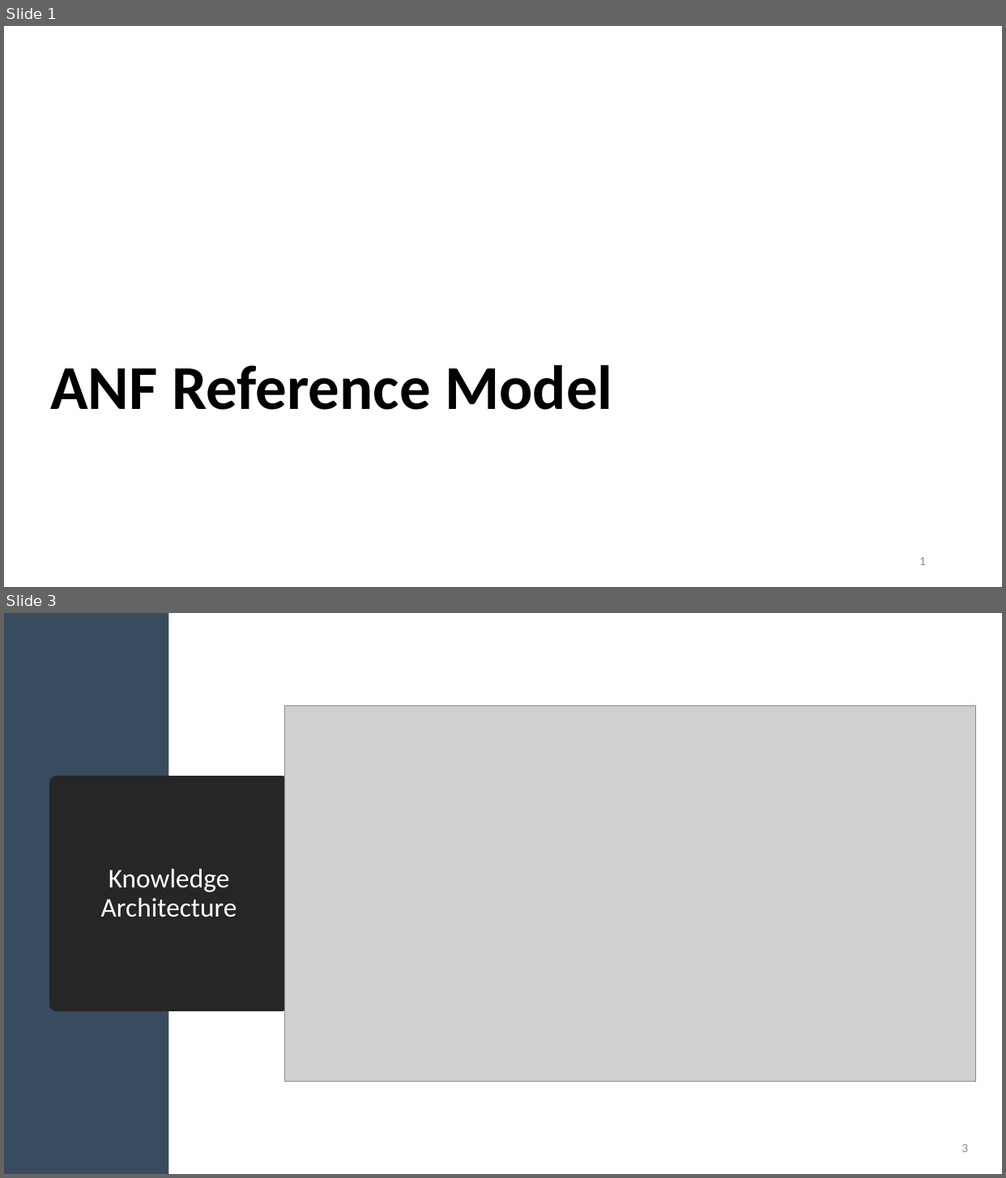
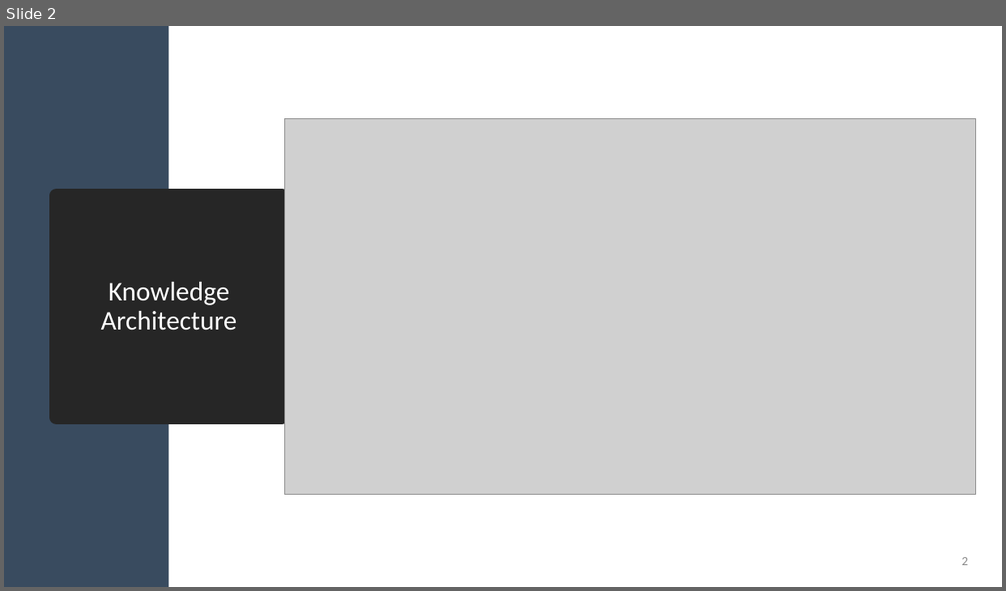
Before and after one commit to HL7/ANF, a slide deck: src/main/uml/doc/ANF Reference Model.pptx. Shown one above the other, each under a label of ours: slides 1 and 3 before the commit, slide 2 after it; the slides between them are not shown. The pictures are 1006x1178 and 1006x591 pixels, drawn with LibreOffice and Linux fonts; fonts in the diff are those of the drawing; grey boxes stand for pictures; background and template pictures are left out. Boxes give left, top, right and bottom in pixels: in the first picture for what was removed or moved away, otherwise in the second. Text is boxed around its words. In the diff, an @@ line names an element or a change of style, - is before the commit and + after.

Commit message:
Updated foundational model

```diff
--- a/src/main/uml/doc/ANF Reference Model.pptx
+++ b/src/main/uml/doc/ANF Reference Model.pptx
@@ slide 1 removed at [4, 26, 1002, 587], background picture (left out) @@
@@ title removed at [50, 365, 613, 410] @@
-ANF Reference Model
@@ page number removed at [919, 557, 926, 565] @@
-1
@@ what was slide 3 is now slide 2 @@
@@ page number at [961, 557, 968, 565]: text changed @@
-3
+2
```
Also in this commit, not shown: 7 slides added, 7 other slides removed, 1 other file.
